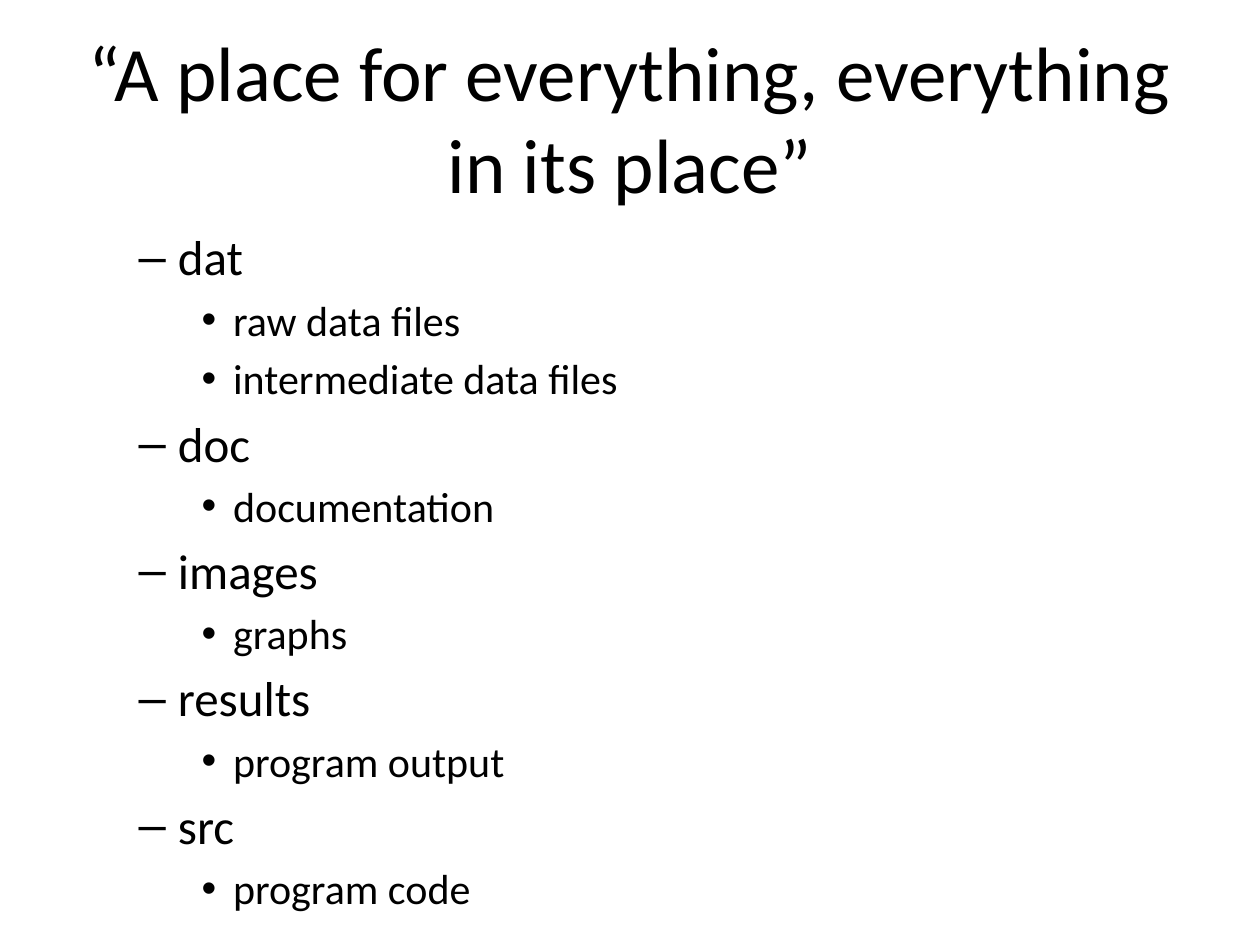
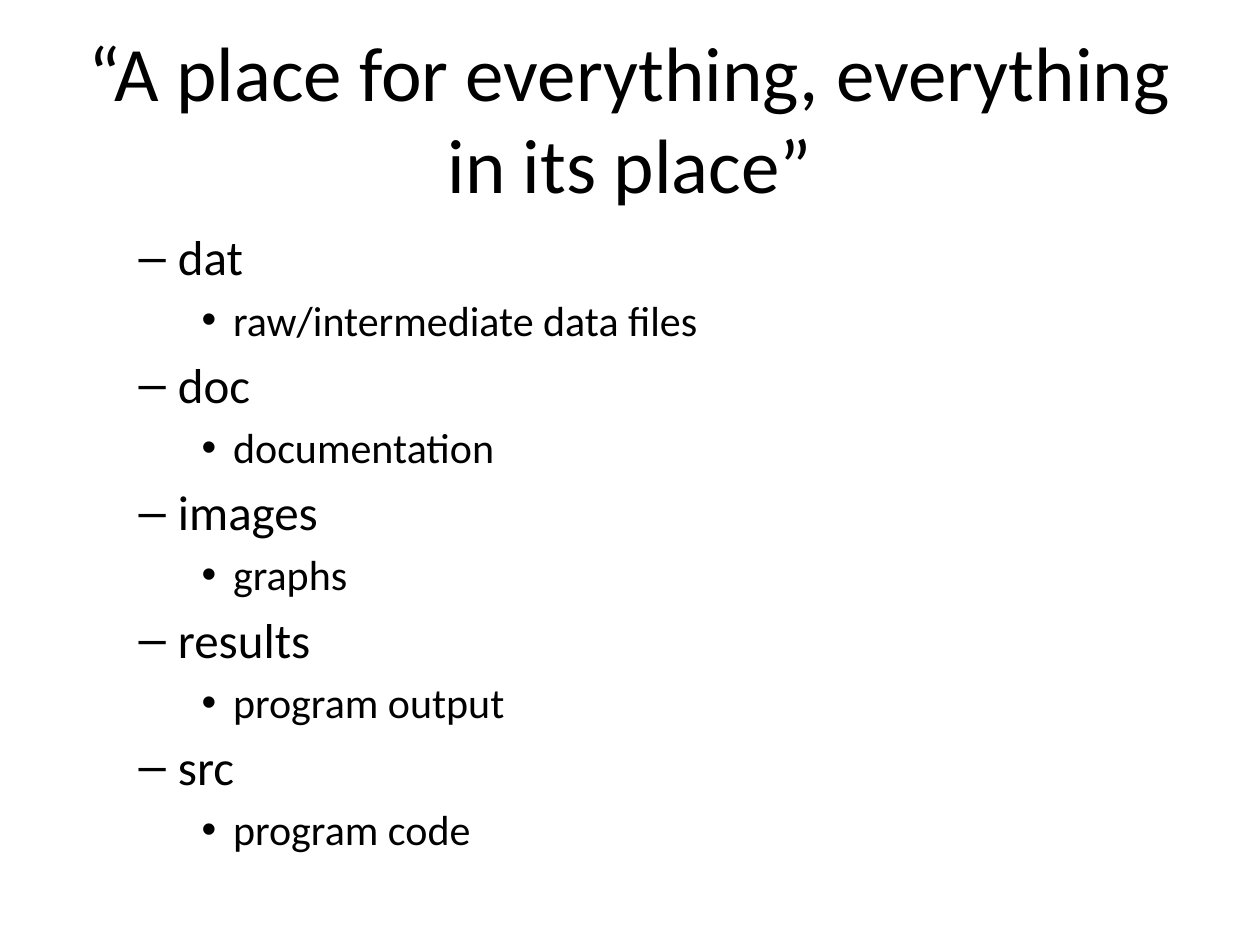
Before and after one commit to pmean/introduction-to-r, a slide deck: slide 7 of part1/src/slides.pptx. Drawn at 1260x945 pixels with LibreOffice and Linux fonts; fonts in the diff are those of the drawing. Boxes give left, top, right and bottom in pixels: in the first picture for what was removed or moved away, otherwise in the second. Text is boxed around its words. In the diff, an @@ line names an element or a change of style, - is before the commit and + after.

```diff
--- a/part1/src/slides.pptx
+++ b/part1/src/slides.pptx
@@ text at bbox=[233, 306, 697, 338]: text changed @@
-    • raw data files
-    • intermediate data files
+    • raw/intermediate data files
```
Also in this commit, not shown: 8 other slides changed, 8 slides added, 3 slides removed, 11 other files.
